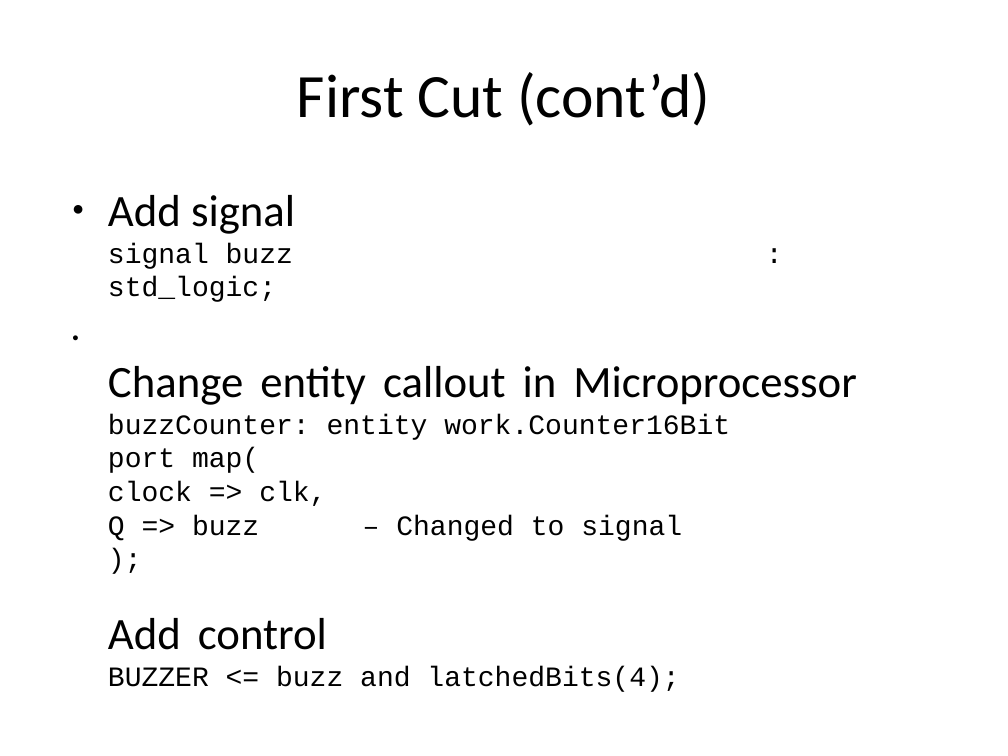
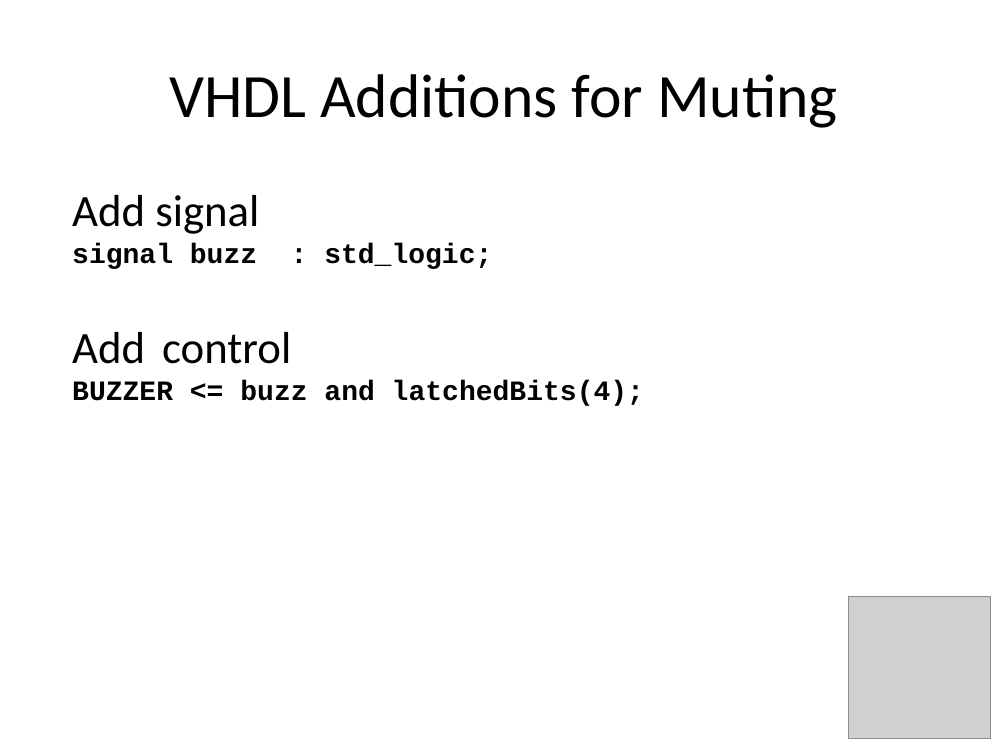
Before and after one commit to douggilliland/MultiComp, a slide deck: slide 14 of MultiComp (VHDL Template)/Components/SoundGen/Documentation/Sound Generator.pptx (slide 9 before the commit). Drawn at 1008x756 pixels with LibreOffice and Linux fonts; fonts in the diff are those of the drawing; grey boxes stand for pictures. Boxes give left, top, right and bottom in pixels: in the first picture for what was removed or moved away, otherwise in the second. Text is boxed around its words. In the diff, an @@ line names an element or a change of style, - is before the commit and + after.

```diff
--- a/MultiComp (VHDL Template)/Components/SoundGen/Documentation/Sound Generator.pptx
+++ b/MultiComp (VHDL Template)/Components/SoundGen/Documentation/Sound Generator.pptx
@@ text at [169,74,838,128]: text changed @@
-First Cut (cont’d)
+VHDL Additions for Muting
@@ text at [72,195,492,269]: bold on in "signal buzz : std_logic;"; bullet ● to none @@
@@ text at [72,332,644,406]: text changed; bold on @@
-● Change entity callout in Microprocessor
-  buzzCounter: entity work.Counter16Bit
-  port map(
-  clock => clk,
-  Q => buzz – Changed to signal
-  );
-  Add control
-  BUZZER <= buzz and latchedBits(4);
+Add control
+BUZZER <= buzz and latchedBits(4);
@@ picture added at [849,597,991,739] @@
```
Also in this commit, not shown: 30 other slides changed, 27 slides added, 1 slide removed, 5 other files.
